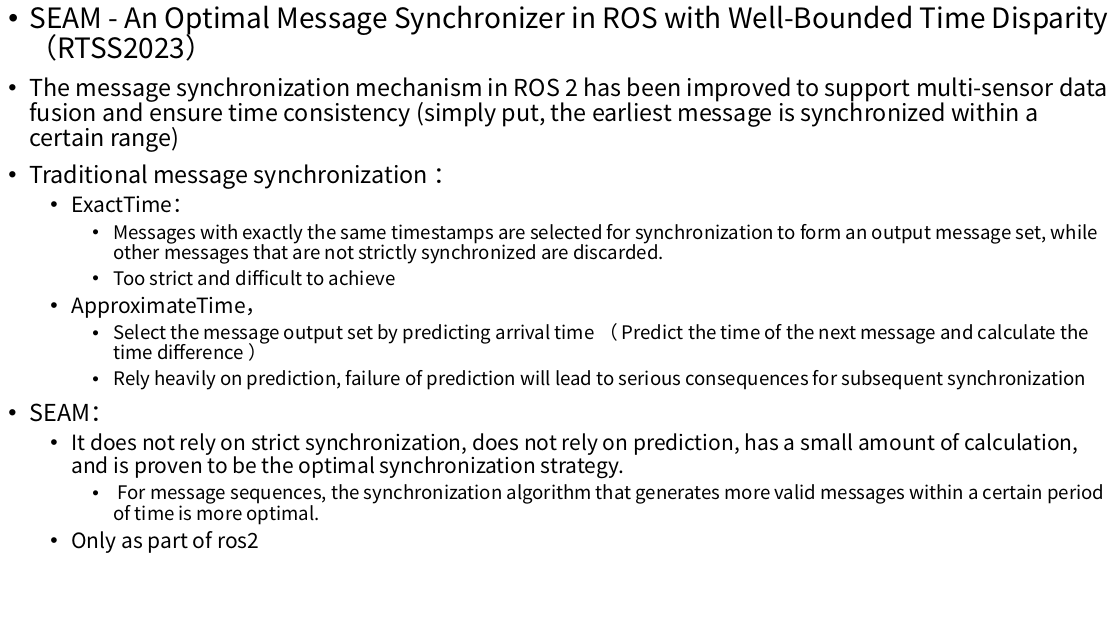
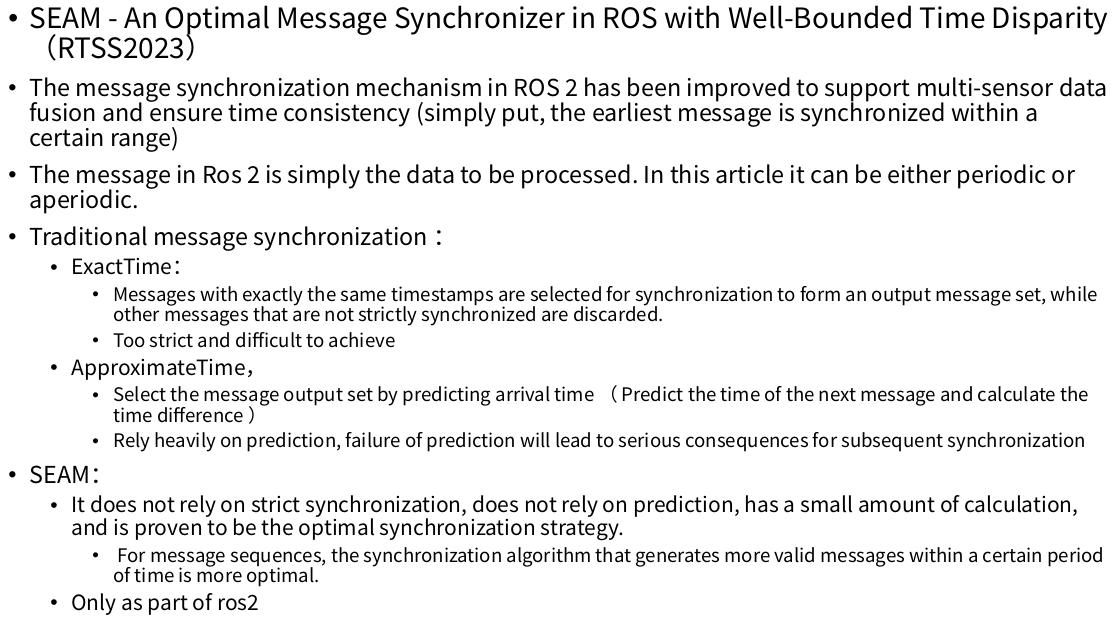
Before and after one commit to wsm6636/note, a slide deck: slide 1 of 06-ppt/discussion/0514.pptx. Drawn at 1120x630 pixels with LibreOffice and Linux fonts; fonts in the diff are those of the drawing. Boxes give left, top, right and bottom in pixels: in the first picture for what was removed or moved away, otherwise in the second. Text is boxed around its words. In the diff, an @@ line names an element or a change of style, - is before the commit and + after.

```diff
--- a/06-ppt/discussion/0514.pptx
+++ b/06-ppt/discussion/0514.pptx
@@ text at box(29, 164, 1075, 214): paragraph added @@
+• The message in Ros 2 is simply the data to be processed. In this article it can be either periodic or aperiodic.
```
Also in this commit, not shown: 5 other slides changed, 1 slide added, 5 other files.
